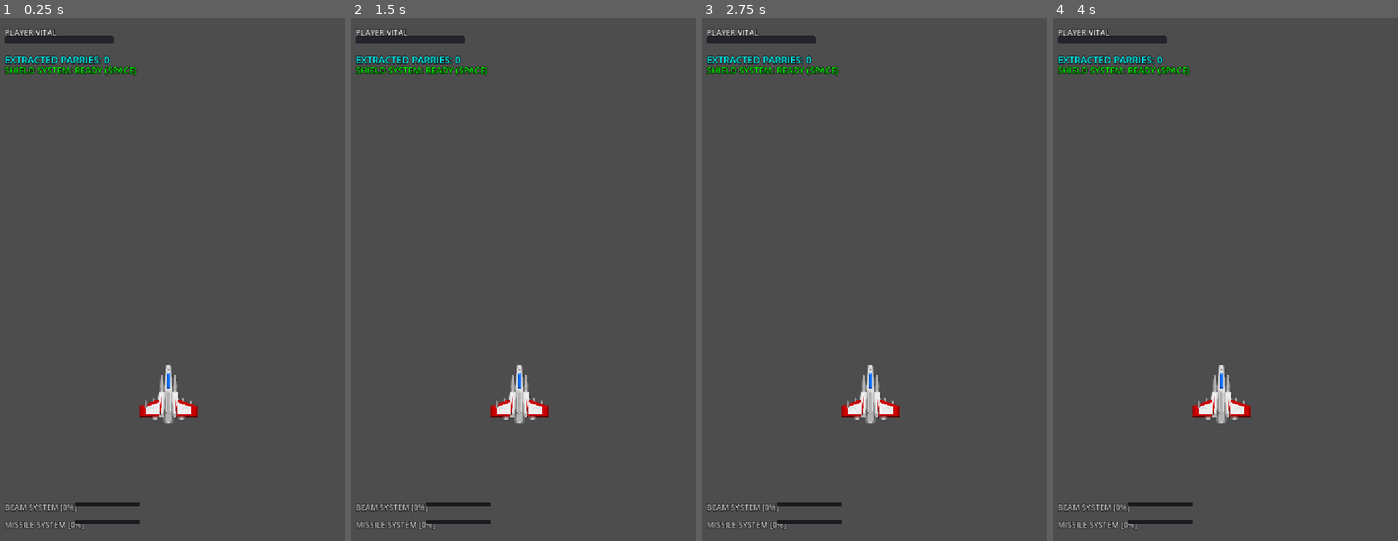
Above: before the commit, frames 1-4 (left to right).
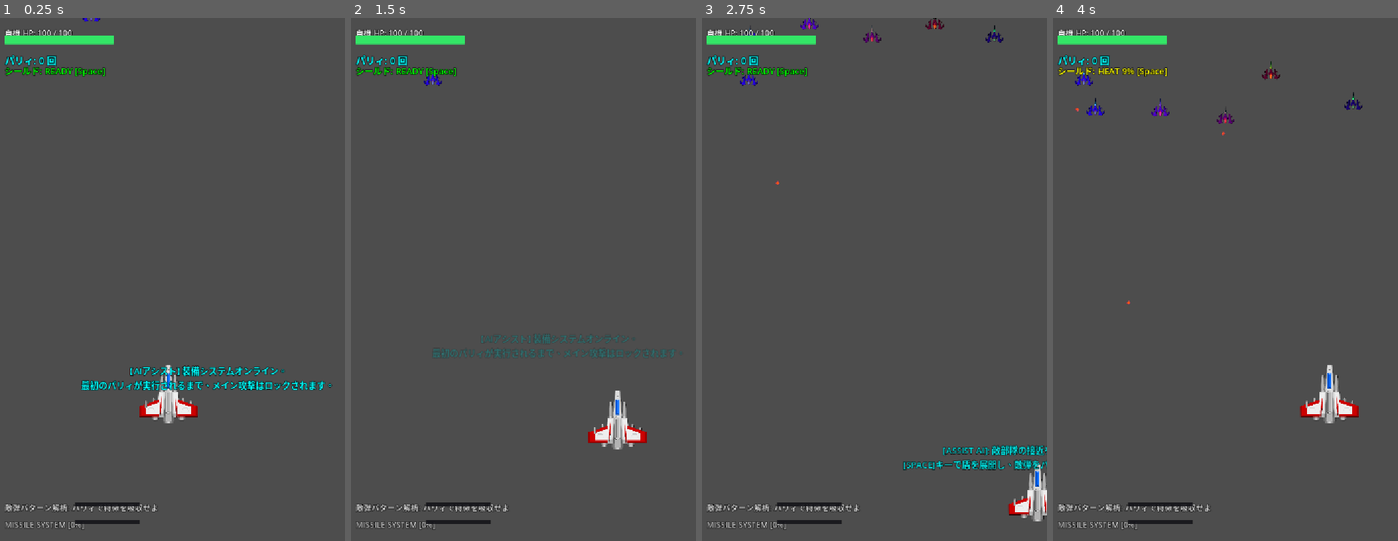
Above: after the commit, the same moments.

Repository: prapro-ou/-HP
Game: Godot game, scene res://game/main.tscn
Two runs of this game, one before a commit and one after it. Both use one fixed random seed, a clock stepped at 60 frames per second and the inputs below. This scene is started directly instead of the project's main scene.
Inputs (mouse positions are in pixels of both pictures, inside the frame that each line leads up to):
- Up to frame 1 (0.25 s): no input
- Up to frame 2 (1.5 s): tap Enter (ui_accept) at 0.5, 0.77 s; move the mouse to (599, 253) at 0.52 s; hold Right (ui_right) 0.53-1.28 s; hold Shift 0.53-1.28 s; click (599, 253) at 0.67 s; move the mouse to (451, 305) at 1.27 s; hold Down (ui_down) from 1.28 s (still down); tap Z at 1.35 s
- Up to frame 3 (2.75 s): tap Enter (ui_accept) at 1.52 s; move the mouse to (909, 164) at 2.02 s; release Down (ui_down) at 2.03 s; hold Right (ui_right) from 2.03 s (still down); hold C from 2.03 s (still down)
- Up to frame 4 (4 s): move the mouse to (1204, 384) at 2.77 s; release Right (ui_right) at 2.78 s; release C at 2.78 s; hold Up (ui_up) 2.78-3.53 s; tap Space at 2.85 s; click (1204, 384) at 2.92 s; tap Enter (ui_accept) at 3.02, 3.77 s; move the mouse to (1329, 357) at 3.52 s; hold Left (ui_left) from 3.53 s (still down); hold X from 3.53 s (still down)

The runs differ from the first frame. In frame 1, 3.3% of the frame differs, in the area x 1-97%, y 0-95%; in frame 2, 4.3%; in frame 3, 4.6%, in the area x 1-100%, y 0-97%; in frame 4, 4.0%.
Error before the commit: Parse Error: Identifier "fire_rate" not declared in the current scope. (res://game/player/player.gd:117)

Commit message:
fix: declare missing fire_rate variable in player.gd

Diff:
--- a/game/player/player.gd
+++ b/game/player/player.gd
@@ -7,6 +7,7 @@
 @export var max_hp: int = 100
 @export var move_speed: float = 300.0
 @export var parry_window_radius: float = 65.0  # ガード範囲をやや広げてパリィしやすく
+@export var fire_rate: float = 0.2            # 射撃間隔
 @export var parry_active_time: float = 0.25  # ガード判定の持続時間
 @export var parry_cooldown: float = 2.0      # クールダウン時間
 
